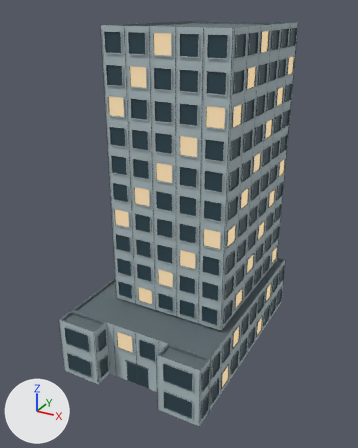
One commit to the Blender file assets/blender/city-block-office.blend: the scene before it, then after it.
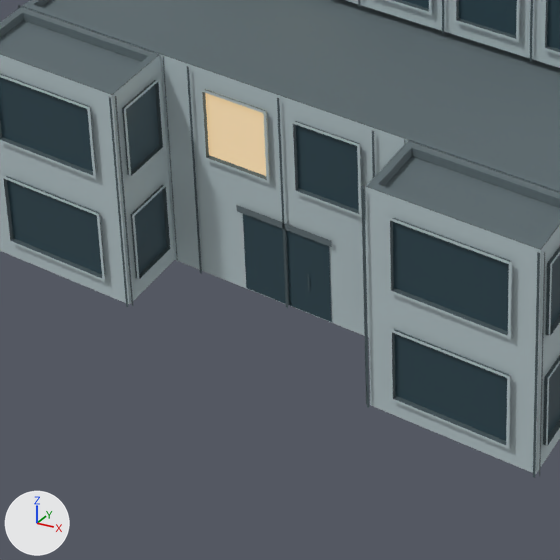
Each version appears first whole from a 50 mm camera at (28.5, -53.4, 44.1) aimed at (0.3, -2.1, 18.4), and next in a close-up on the part from 19% to 57% of the width and 69% to 100% of the height. Arrows for +X, +Y and +Z are at lower left; the lights stay in place. The older version's two pictures come first.

Script lines for the objects in view, before the commit:
```python
me_swcb_office0_003 = bpy.data.meshes.new('SWCB_office0.003')
me_swcb_office0_003.from_pydata(...)  # 10952 vertices, 2738 faces; spans x -10.1..10.1, y -14.9..14.9, z 0.0..42.2
# faces by material slot: [1148, 101, 1206, 217, 66]
me_swcb_office0_003.materials.append(mat_swcb_office_wall)  # light grey #b4c4c8
me_swcb_office0_003.materials.append(mat_swcb_office_roof)  # greyish cyan #606e73
me_swcb_office0_003.materials.append(mat_swcb_office_frame)  # greyish cyan #526267
me_swcb_office0_003.materials.append(mat_swcb_office_glass)  # dark cyan #354e58
me_swcb_office0_003.materials.append(mat_swcb_office_lit)  # greyish cyan #71858c, glowing beige #ffd89b
ob_office_lod0 = bpy.data.objects.new('office_lod0', me_swcb_office0_003)
ob_office_lod0.location = (0.0, 0.0, 0.0)
```
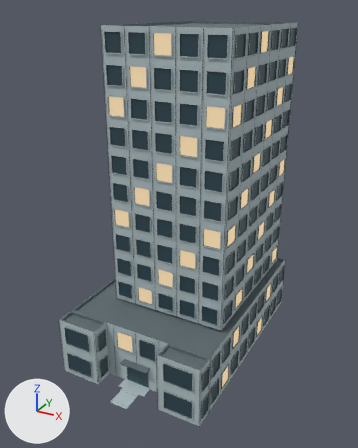
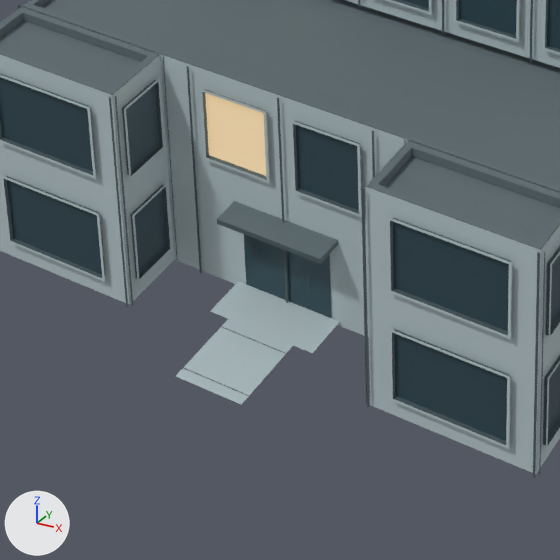
Location of each change, [x1, y1, x2, y2] in pixels of the close-ups (560 x 560 px):
```json
{"part": 1, "of": "me_swcb_office0_003", "change": "built on", "after": [176, 201, 338, 405]}
{"part": 2, "of": "me_swcb_office0_003", "change": "recoloured", "before": [236, 205, 332, 247], "after": [293, 314, 339, 353]}
```

Edits to the scene script, one JSON object a line:
```json
{"block": "me_swcb_office0_003", "where": "# used by ob_office_lod0; location = (0.0, 0.0, 0.0)"}
{"op": "remove", "block": "me_swcb_office0_003", "code": "me_swcb_office0_003.from_pydata(...)  # 10952 vertices, 2738 faces; spans x -10.1..10.1, y -14.9..14.9, z 0.0..42.2"}
{"op": "add", "block": "me_swcb_office0_003", "code": "me_swcb_office0_003.from_pydata(...)  # 10992 vertices, 2748 faces; spans x -10.1..10.1, y -16.7..14.9, z 0.0..42.2"}
{"block": "me_swcb_office0_003", "change": "me_swcb_office0_003 part 1"}
{"block": "me_swcb_office0_003", "change": "4 vertices move from x -1.8..1.8, y -12.5, z 3.1..3.3 to x 1.2..1.9, y -13.9..-12.4, z 0.2"}
{"block": "me_swcb_office0_003", "change": "26 vertices are added at x -1.9..1.9, y -16.7..-12.3, z 0.2..3.3"}
{"block": "me_swcb_office0_003", "change": "8 new vertices lie (3.8, 0.0, 0.0) away from vertices in x -1.9, y -13.3..-12.3, z 3.2..3.3"}
{"block": "me_swcb_office0_003", "change": "6 new vertices lie (2.4, 0.0, 0.0) away from vertices in x -1.2, y -16.7..-12.4, z 0.2"}
{"block": "me_swcb_office0_003", "change": "2 new faces join them, mat_swcb_office_wall (light grey #b4c4c8)"}
{"block": "me_swcb_office0_003", "change": "7 new faces join them, mat_swcb_office_frame (greyish cyan #526267)"}
{"block": "me_swcb_office0_003", "change": "1 new face joins them, mat_swcb_office_roof (greyish cyan #606e73)"}
{"block": "me_swcb_office0_003", "change": "me_swcb_office0_003 part 2: 1 face spanning x 1.2..1.9, y -13.9..-12.4, z 0.2 switches from mat_swcb_office_roof (greyish cyan #606e73) to mat_swcb_office_wall (light grey #b4c4c8)"}
```
